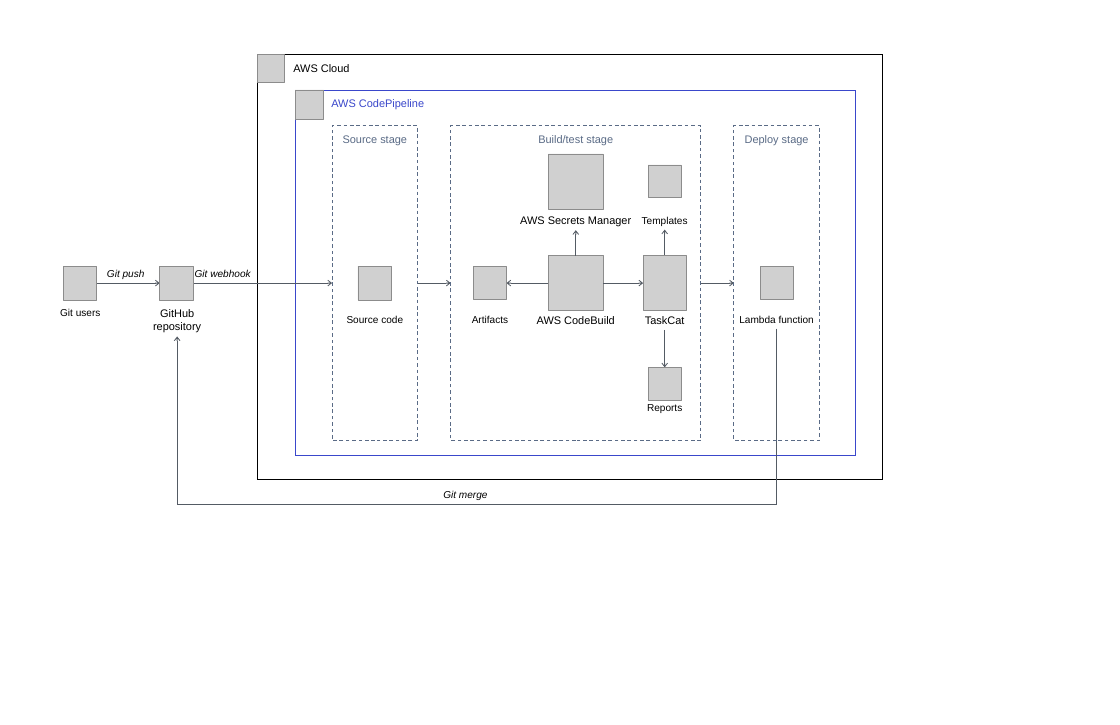
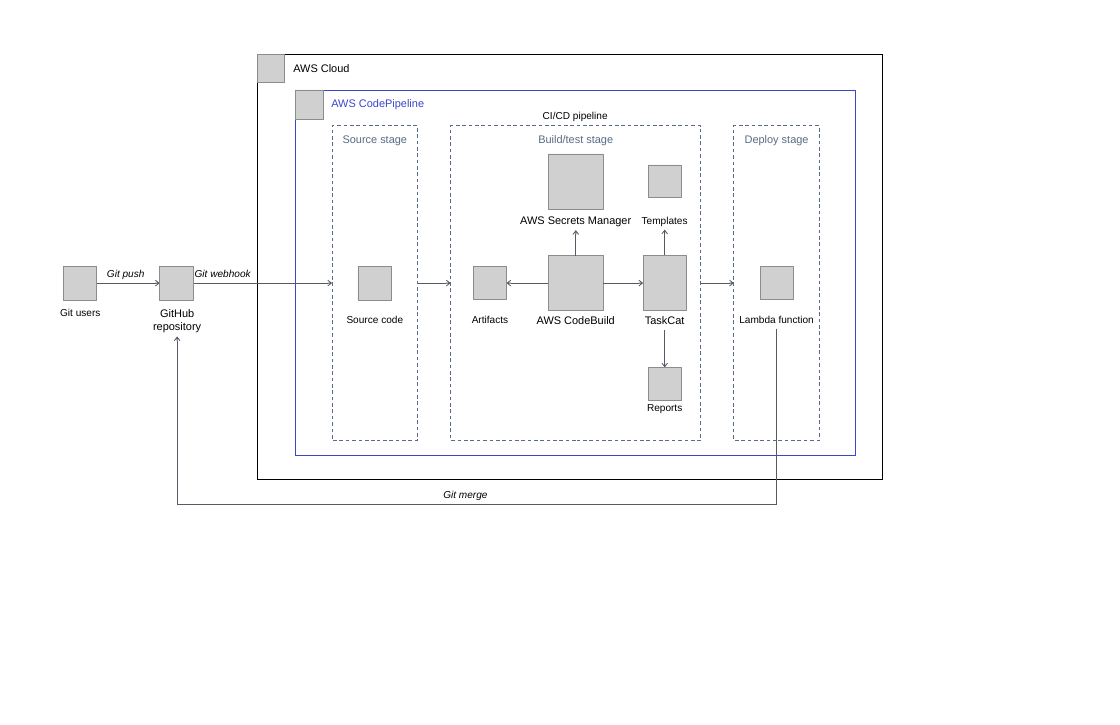
Before and after one commit to aws-quickstart/quickstart-taskcat-ci, a slide deck: slide 4 of docs/deployment_guide/images/taskcat-ci-architecture-diagram.pptx. Drawn at 1120x725 pixels with LibreOffice and Linux fonts; fonts in the diff are those of the drawing; grey boxes stand for pictures. Boxes give left, top, right and bottom in pixels: in the first picture for what was removed or moved away, otherwise in the second. Text is boxed around its words. In the diff, an @@ line names an element or a change of style, - is before the commit and + after.

Commit message:
TW add "CI/CD pipeline" label in diagram

```diff
--- a/docs/deployment_guide/images/taskcat-ci-architecture-diagram.pptx
+++ b/docs/deployment_guide/images/taskcat-ci-architecture-diagram.pptx
@@ text added at bbox=[543, 112, 608, 121], 11 pt, text #000000 @@
+CI/CD pipeline
```
Also in this commit, not shown: 1 other file.
